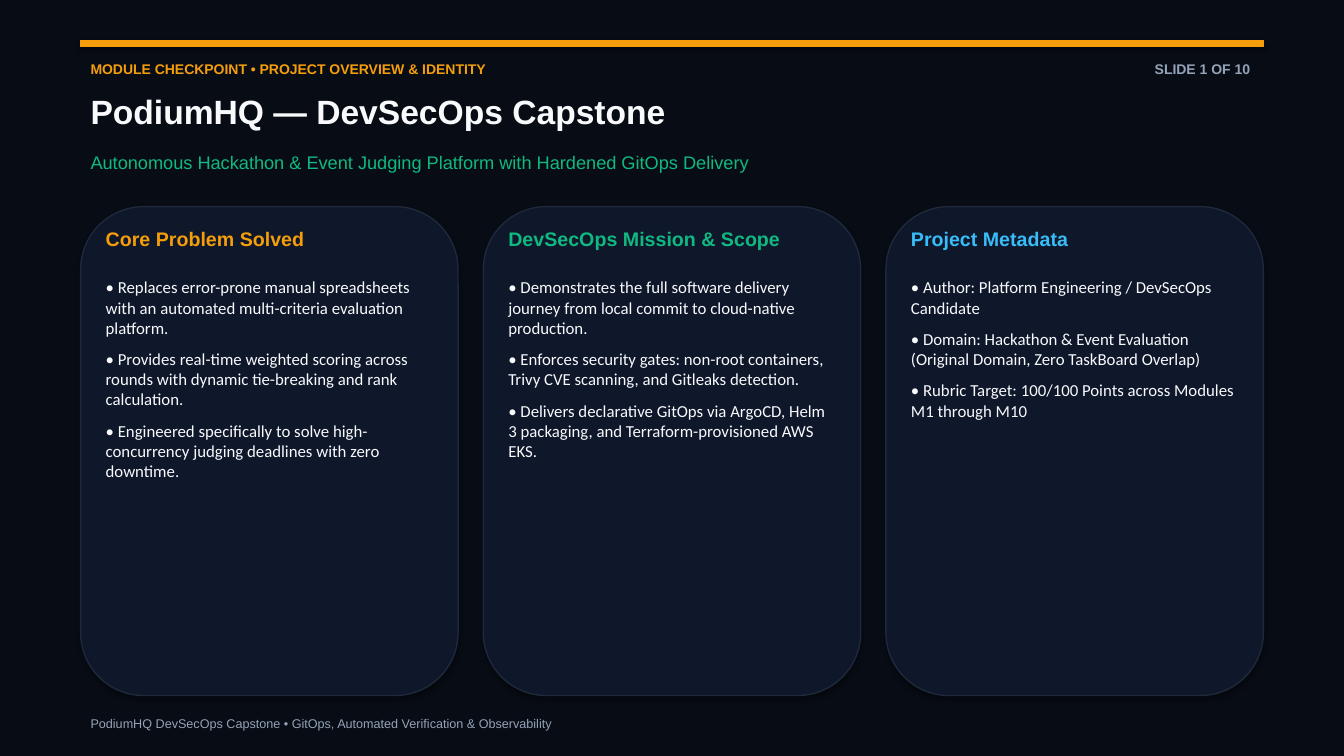
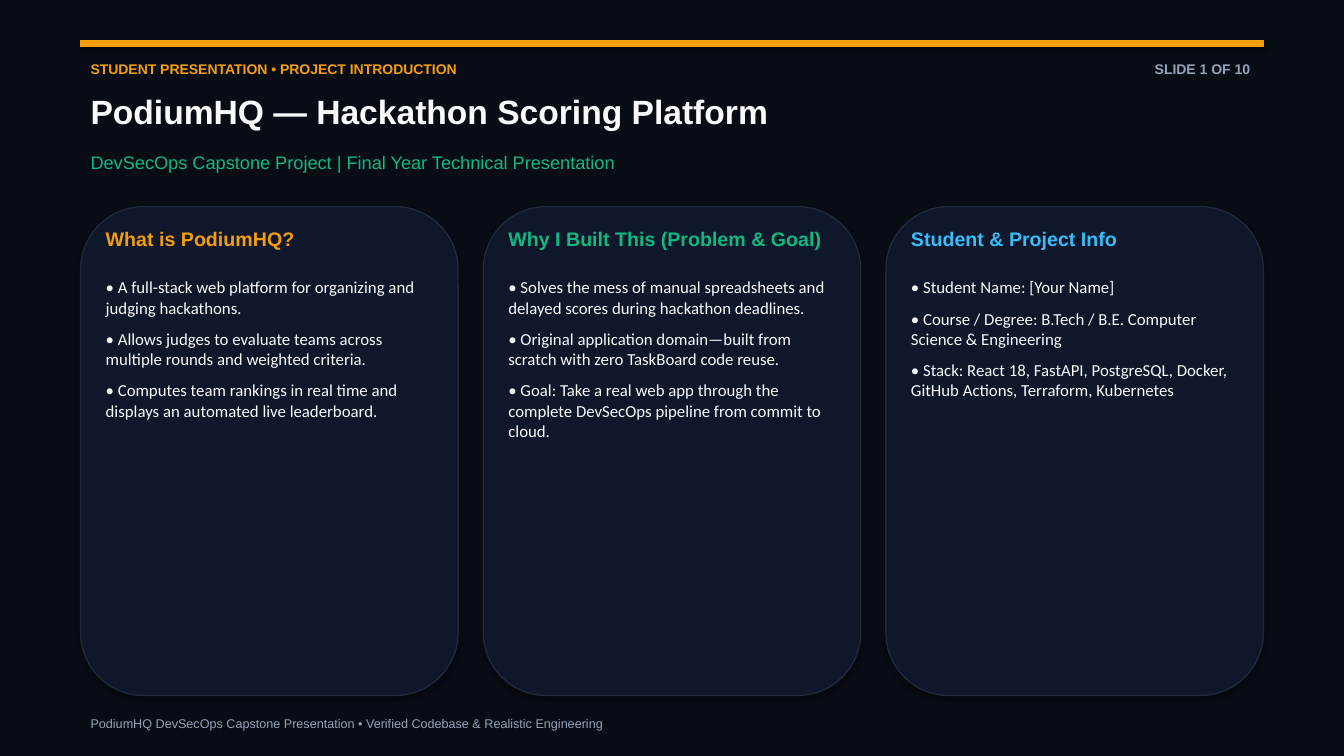
Before and after one commit to nandakishore-dasari/podiumHQ, a slide deck: slide 1 of demo/slides.pptx. Drawn at 1344x756 pixels with LibreOffice and Linux fonts; fonts in the diff are those of the drawing. Boxes give left, top, right and bottom in pixels: in the first picture for what was removed or moved away, otherwise in the second. Text is boxed around its words. In the diff, an @@ line names an element or a change of style, - is before the commit and + after.

Commit message:
docs(presentation): revise slides and PDF to student-friendly presentation with natural speaking lines

```diff
--- a/demo/slides.pptx
+++ b/demo/slides.pptx
@@ text at [91, 64, 457, 74]: text changed @@
-MODULE CHECKPOINT • PROJECT OVERVIEW & IDENTITY
+STUDENT PRESENTATION • PROJECT INTRODUCTION
@@ text at [91, 99, 768, 131]: text changed @@
-PodiumHQ — DevSecOps Capstone
+PodiumHQ — Hackathon Scoring Platform
@@ text at [91, 156, 615, 173]: text changed @@
-Autonomous Hackathon & Event Judging Platform with Hardened GitOps Delivery
+DevSecOps Capstone Project | Final Year Technical Presentation
@@ text at [106, 231, 294, 250]: text changed @@
-Core Problem Solved
+What is PodiumHQ?
@@ text at [508, 232, 821, 250]: text changed @@
-DevSecOps Mission & Scope
+Why I Built This (Problem & Goal)
@@ text at [911, 231, 1117, 250]: text changed @@
-Project Metadata
+Student & Project Info
@@ text at [106, 281, 414, 420]: text changed @@
-• Replaces error-prone manual spreadsheets with an automated multi-criteria evaluation platform.
-• Provides real-time weighted scoring across rounds with dynamic tie-breaking and rank calculation.
-• Engineered specifically to solve high-concurrency judging deadlines with zero downtime.
+• A full-stack web platform for organizing and judging hackathons.
+• Allows judges to evaluate teams across multiple rounds and weighted criteria.
+• Computes team rankings in real time and displays an automated live leaderboard.
@@ text at [508, 281, 825, 437]: text changed @@
-• Demonstrates the full software delivery journey from local commit to cloud-native production.
-• Enforces security gates: non-root containers, Trivy CVE scanning, and Gitleaks detection.
-• Delivers declarative GitOps via ArgoCD, Helm 3 packaging, and Terraform-provisioned AWS EKS.
+• Solves the mess of manual spreadsheets and delayed scores during hackathon deadlines.
+• Original application domain—built from scratch with zero TaskBoard code reuse.
+• Goal: Take a real web app through the complete DevSecOps pipeline from commit to cloud.
@@ text at [911, 281, 1227, 398]: text changed @@
-• Author: Platform Engineering / DevSecOps Candidate
-• Domain: Hackathon & Event Evaluation (Original Domain, Zero TaskBoard Overlap)
-• Rubric Target: 100/100 Points across Modules M1 through M10
+• Student Name: [Your Name]
+• Course / Degree: B.Tech / B.E. Computer Science & Engineering
+• Stack: React 18, FastAPI, PostgreSQL, Docker, GitHub Actions, Terraform, Kubernetes
@@ text at [91, 719, 603, 731]: text changed @@
-PodiumHQ DevSecOps Capstone • GitOps, Automated Verification & Observability
+PodiumHQ DevSecOps Capstone Presentation • Verified Codebase & Realistic Engineering
```
Also in this commit, not shown: 9 other slides changed, 3 other files.
